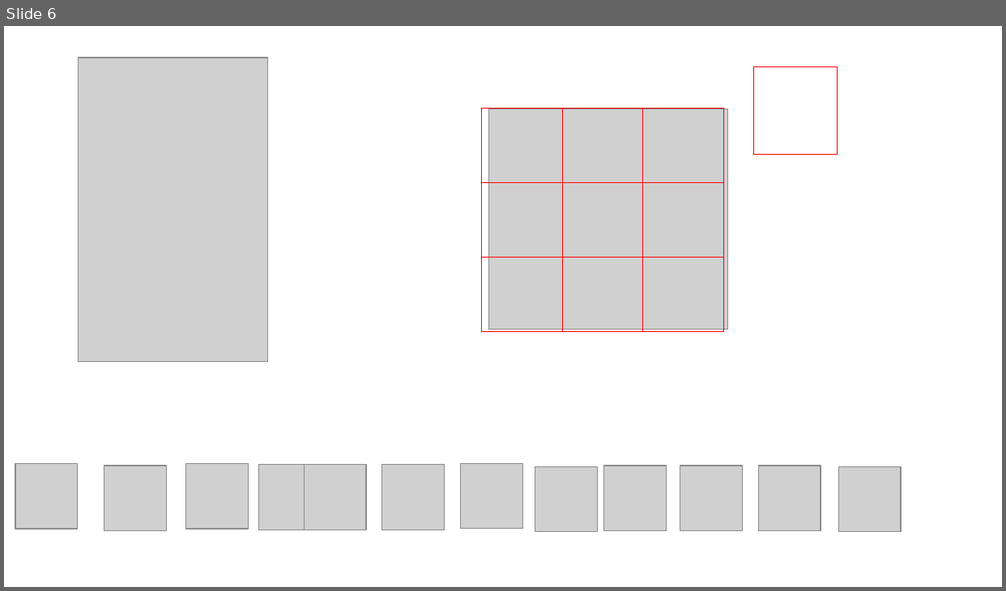
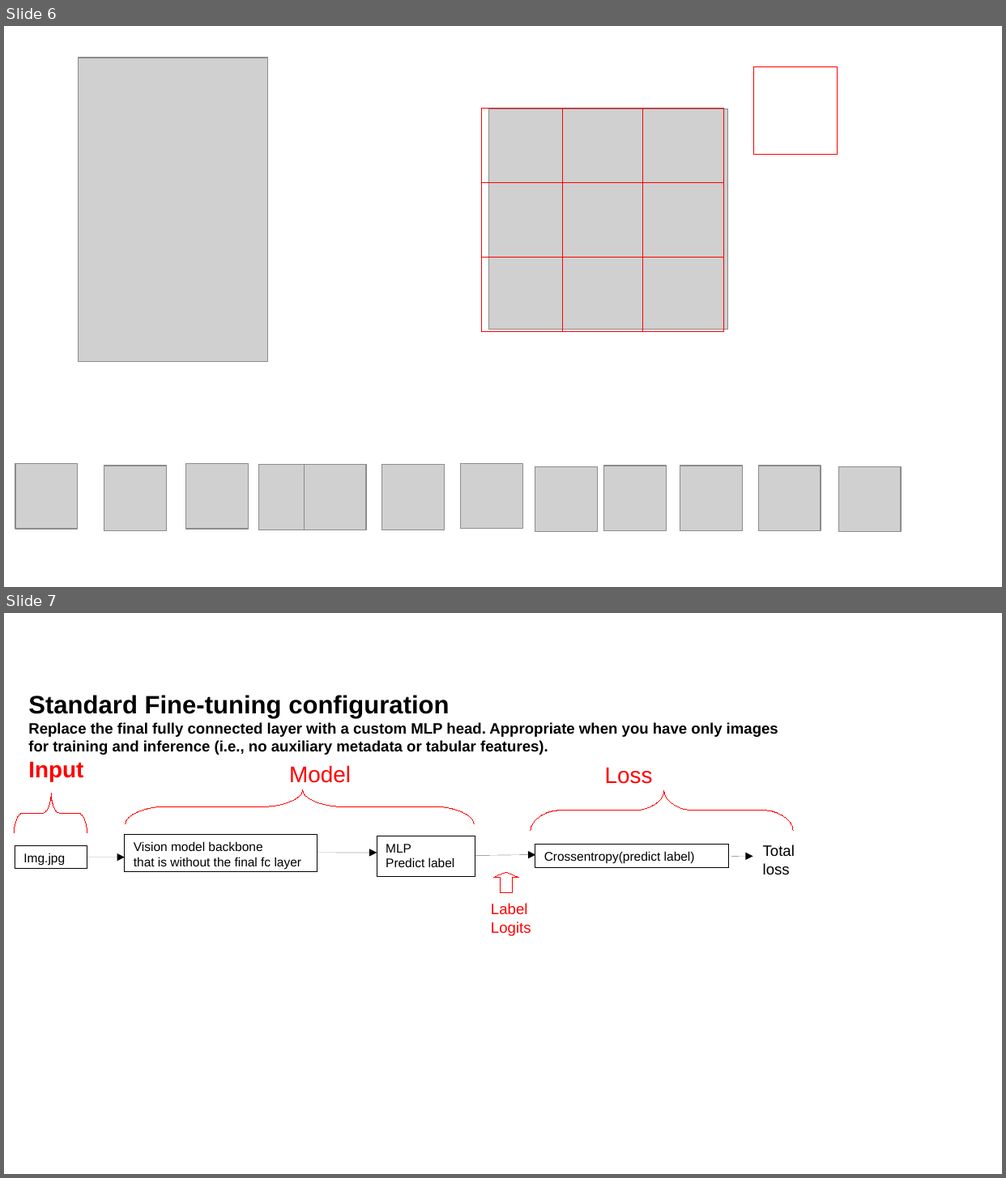
Before and after one commit to CNUClasses/CPSC471, a slide deck: content/lectures/illustration_ppt/illustrations.odp. Shown one above the other, each under a label of ours: slide 6 before the commit, slides 6 and 7 after it. The pictures are 1006x591 and 1006x1178 pixels, drawn with LibreOffice and Linux fonts; fonts in the diff are those of the drawing; grey boxes stand for pictures. Boxes give left, top, right and bottom in pixels: in the first picture for what was removed or moved away, otherwise in the second. Text is boxed around its words. In the diff, an @@ line names an element or a change of style, - is before the commit and + after.

```diff
--- a/content/lectures/illustration_ppt/illustrations.odp
+++ b/content/lectures/illustration_ppt/illustrations.odp
@@ slide 7 added at (4, 613, 1002, 1174), background #FFFFFF @@
@@ text added at (28, 695, 778, 755), 12 pt, text #000000, bold @@
+Standard Fine-tuning configuration
+Replace the final fully connected layer with a custom MLP head. Appropriate when you have only images for training and inference (i.e., no auxiliary metadata or tabular features).
@@ text added at (28, 761, 83, 782), 18 pt, text #FF0000, bold @@
+Input
@@ text added at (289, 765, 351, 783), 18 pt, text #FF0000 @@
+Model
@@ text added at (605, 767, 653, 784), 18 pt, text #FF0000 @@
+Loss
@@ freeform shape added at (14, 794, 87, 833), outline #FF0000 0 pt @@
@@ freeform shape added at (126, 790, 474, 824), outline #FF0000 0 pt @@
@@ freeform shape added at (531, 790, 794, 830), outline #FF0000 0 pt @@
@@ rectangle added at (15, 845, 87, 868), outline #000000 0 pt, 10 pt, text #000000 @@
+Img.jpg
@@ rectangle added at (125, 835, 317, 872), outline #000000 0 pt, 10 pt, text #000000 @@
+Vision model backbone
+that is without the final fc layer
@@ arrow added from (317, 853) to (377, 853), #000000 0 pt @@
@@ rectangle added at (377, 836, 475, 876), outline #000000 0 pt, 10 pt, text #000000 @@
+MLP
+Predict label
@@ arrow added from (475, 856) to (535, 854), #000000 0 pt @@
@@ rectangle added at (535, 845, 728, 867), outline #000000 0 pt, 10 pt, text #000000 @@
+Crossentropy(predict label)
@@ text added at (763, 845, 795, 875), 12 pt, text #000000 @@
+Total
+loss
@@ arrow added from (87, 858) to (125, 858), #000000 0 pt @@
@@ up arrow added at (494, 872, 518, 892), outline #FF0000 0 pt @@
@@ arrow added from (732, 857) to (753, 857), #000000 0 pt @@
@@ text added at (491, 903, 531, 936), 12 pt, text #FF0000 @@
+Label
+Logits
```
Also in this commit, not shown: 2 slides changed, 4 other files.
